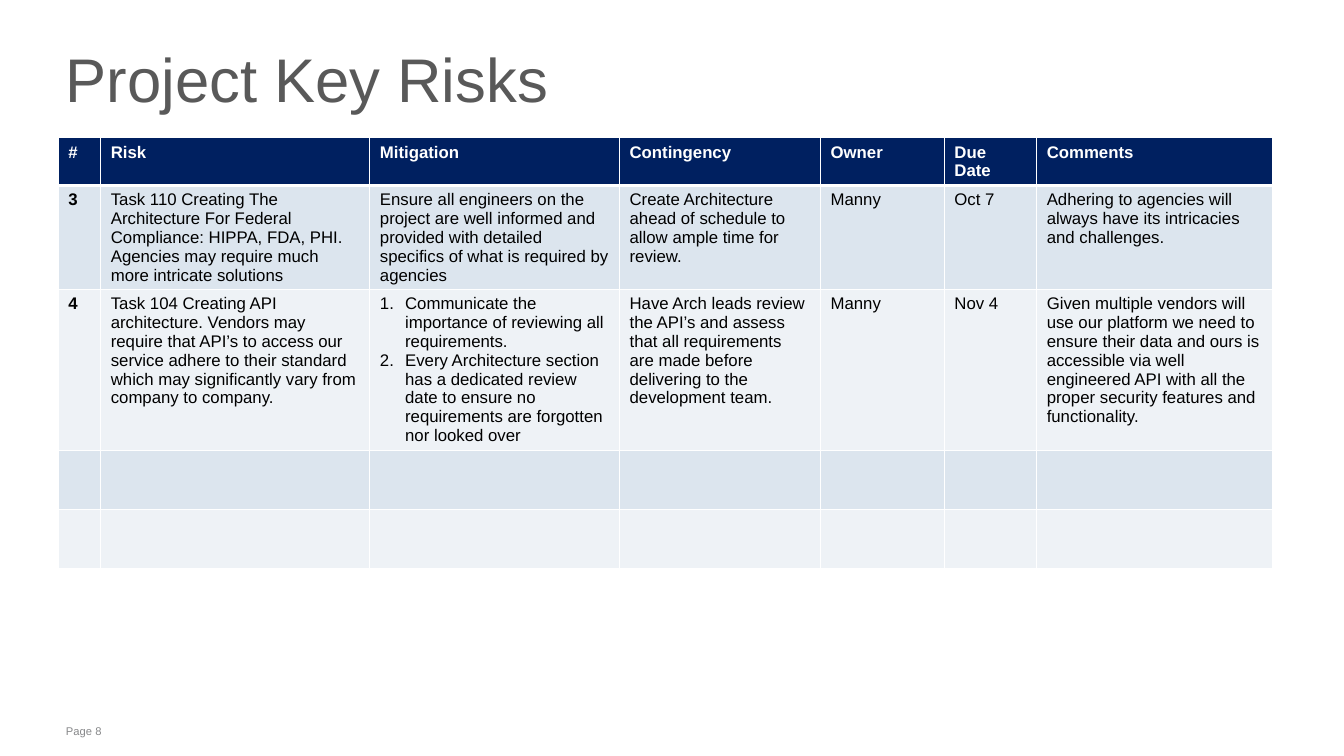
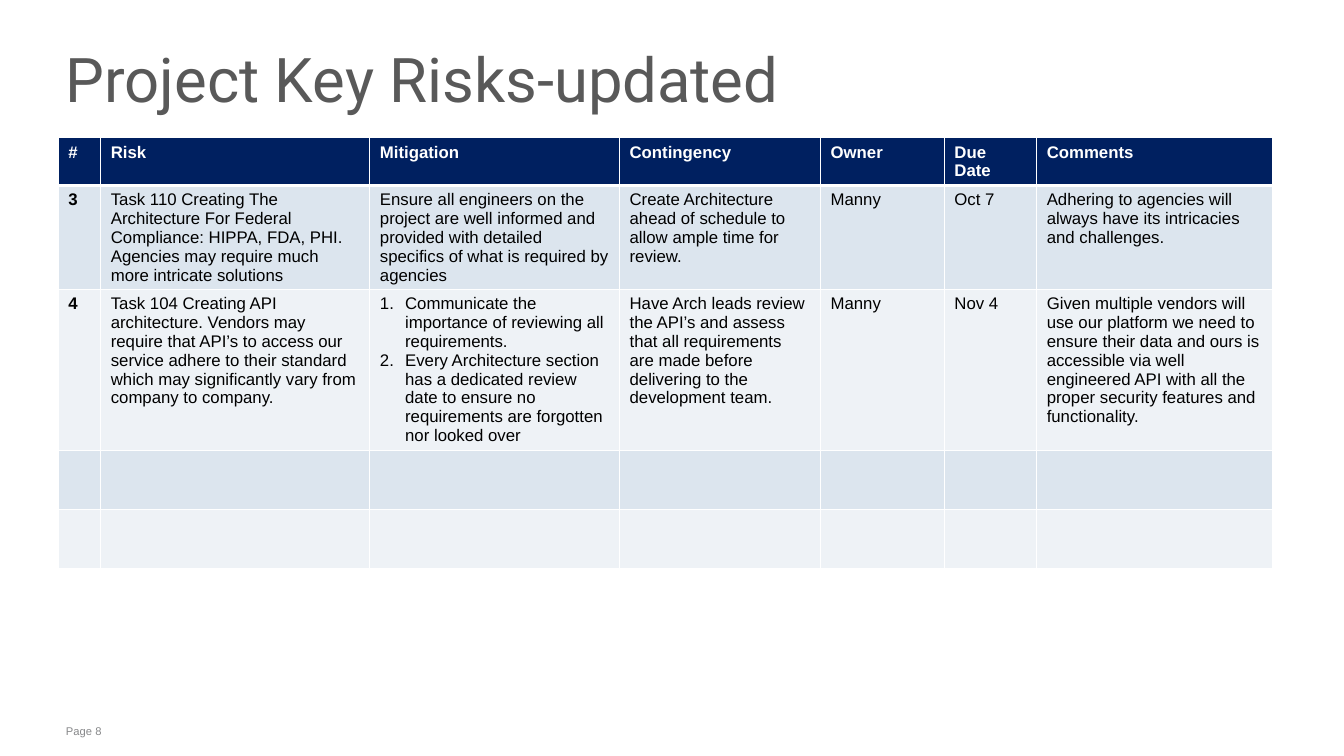
Before and after one commit to dkl520/cs7315_project, a slide deck: slide 8 of 3/project-assign 3.pptx. Drawn at 1344x756 pixels with LibreOffice and Linux fonts; fonts in the diff are those of the drawing. Boxes give left, top, right and bottom in pixels: in the first picture for what was removed or moved away, otherwise in the second. Text is boxed around its words. In the diff, an @@ line names an element or a change of style, - is before the commit and + after.

Commit message:
updating ppt risks milestones

```diff
--- a/3/project-assign 3.pptx
+++ b/3/project-assign 3.pptx
@@ title at (x1=66, y1=56, x2=779, y2=115): text changed; font Arial to Roboto @@
-Project Key Risks
+Project Key Risks-updated
```
Also in this commit, not shown: 3 other slides changed, 2 other files.
